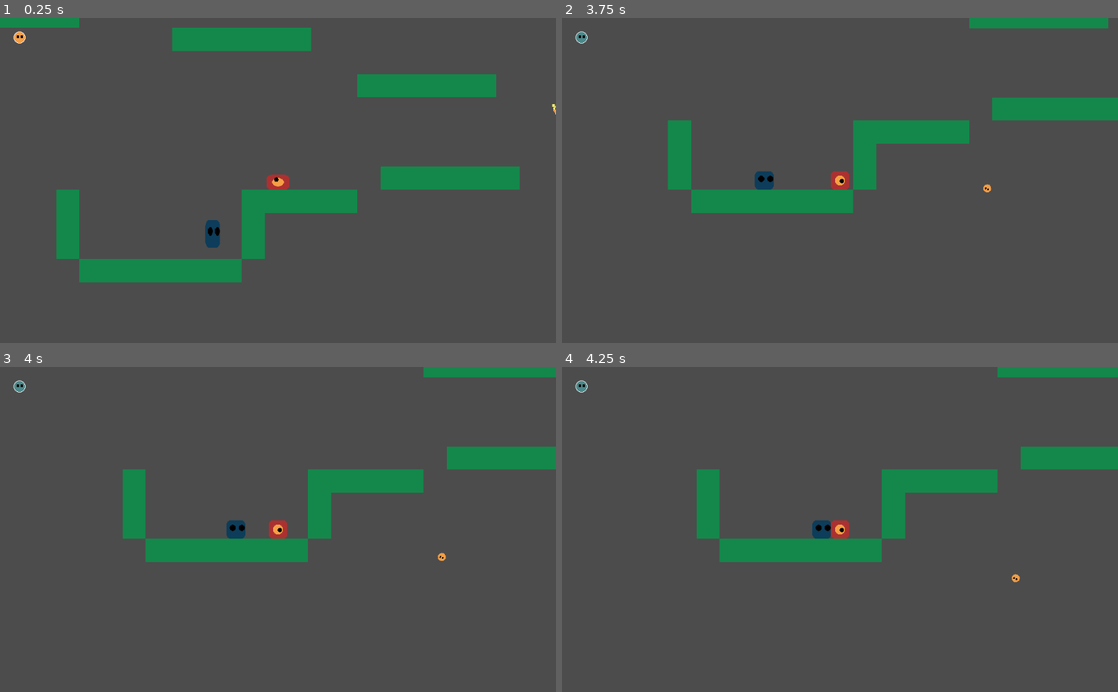
Above: before the commit, frames 1-4 (two rows, left to right).
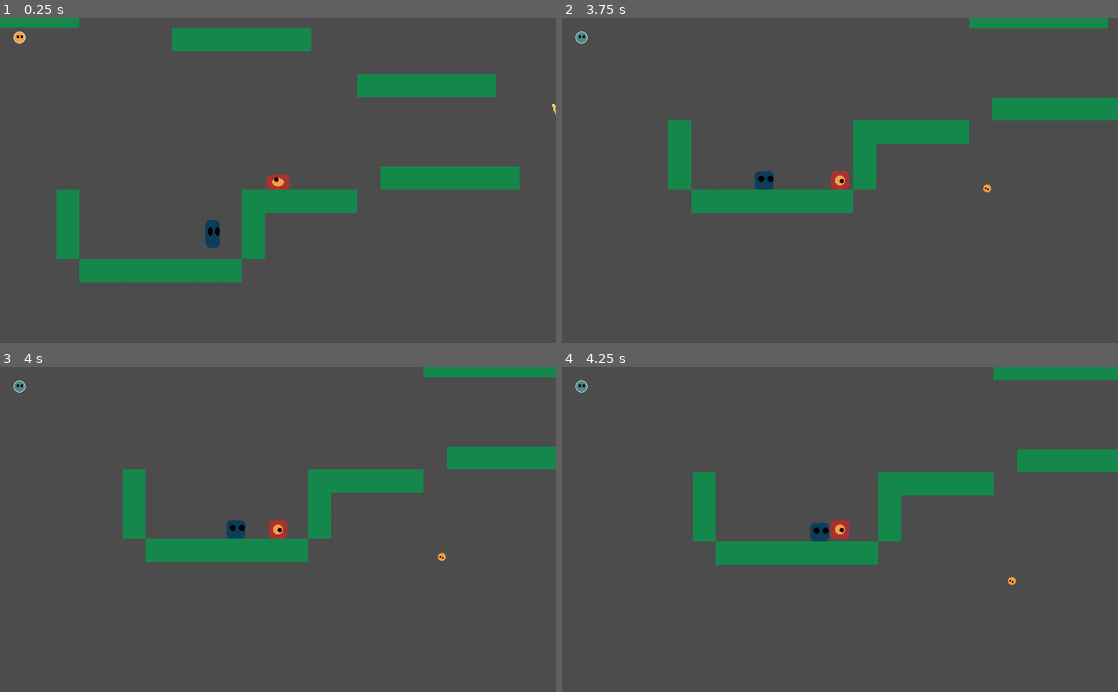
Above: after the commit, the same moments.

Repository: SaitenHazard/one_for_all
Game: Godot game, scene res://Scenes/MainScene.tscn
Two runs of this game, one before a commit and one after it. Both use one fixed random seed, a clock stepped at 60 frames per second and the inputs below.
Inputs (mouse positions are in pixels of both pictures, inside the frame that each line leads up to):
- Up to frame 1 (0.25 s): no input
- Up to frame 2 (3.75 s): move the mouse to (962, 164) at 0.52 s; press the mouse at (962, 164) at 0.53 s; hold D (move_right) 0.53-1.28 s; move the mouse to (728, 196) at 1.27 s; release the mouse at (728, 196) at 1.28 s; hold A (move_left) 1.28-2.03 s; click (728, 196) at 1.35 s; move the mouse to (895, 109) at 2.02 s; press the mouse at (895, 109) at 2.03 s; hold D (move_right) 2.03-3.53 s; move the mouse to (812, 245) at 2.77 s; release the mouse at (812, 245) at 2.78 s; click (812, 245) at 2.85 s; move the mouse to (1006, 229) at 3.52 s; press the mouse at (1006, 229) at 3.53 s; hold A (move_left) from 3.53 s (still down)
- Up to frame 3 (4 s): keep holding A (move_left)
- Up to frame 4 (4.25 s): keep holding A (move_left)

Frames 1-3 are identical in both runs. In frame 4, 2.3% of the frame differs, in the area x 23-100%, y 0-68%.

Commit message:
07/11/2021 05:27AM

Diff:
--- a/Game/Scenes/Player.tscn
+++ b/Game/Scenes/Player.tscn
@@ -31,5 +31,8 @@
 
 [node name="Cooldown" type="Timer" parent="."]
 one_shot = true
+
+[node name="TimerRecoil" type="Timer" parent="."]
 [connection signal="body_entered" from="." to="." method="_on_Player_body_entered"]
 [connection signal="body_shape_entered" from="." to="." method="_on_Player_body_shape_entered"]
+[connection signal="timeout" from="TimerRecoil" to="." method="_on_TimerRecoil_timeout"]
--- a/Game/Scripts/Enemy.gd
+++ b/Game/Scripts/Enemy.gd
@@ -20,7 +20,7 @@
 var lives : int = 1
 var jump : bool = false
 var got_hit : bool = false
-var bullet_velocity_sign : int = 0
+var hit_right : int = 0
 
 onready var Cooldown : Timer = $Cooldown
 onready var Sprite_var : Sprite = $Sprite
@@ -78,7 +78,10 @@
 	on_floor = airborne_time < MAX_FLOOR_AIRBORNE_TIME
 
 	if got_hit:
-		linear_velocity_var.x = WALK_VELOCITY * bullet_velocity_sign
+		if hit_right:
+			linear_velocity_var.x = -WALK_VELOCITY
+		else:
+			linear_velocity_var.x = WALK_VELOCITY
 
 	linear_velocity_var += body_state.get_total_gravity() * step
 	body_state.set_linear_velocity(linear_velocity_var)
@@ -138,13 +141,16 @@
 	jump = true
 	got_hit = true
 	Cooldown.start(COOLDOWN_TIME)
-	bullet_velocity_sign = sign(body.get_linear_velocity().x)
+	hit_right = self.position.x < body.position.x
+	_do_hit_bullet(body)
+
+	lives = lives - 1
+
+func _do_hit_bullet(body):
 	var Utility = preload("res://Scripts/Utility.gd").new()
 	body.queue_free()
 	var child = Utility.reparent(body.get_node('Particles2D'), get_node("/root/MainScene"))
 	Utility.delay_queue_free(child, 0.3)
 
-	lives = lives - 1
-
 func _on_Cooldown_timeout():
 	got_hit = false
--- a/Game/Scripts/Player.gd
+++ b/Game/Scripts/Player.gd
@@ -7,14 +7,18 @@
 const AIR_ACCEL : float  = 800.0
 const AIR_DEACCEL : float  = 50.0
 const JUMP_VELOCITY : float  = 600.0
+const RECOIL_VERTICAL_VELOCITY : float  = 150.0
+const RECOIL_HORIZONTAL_VELOCITY : float = 300.0
 const MAX_FLOOR_AIRBORNE_TIME : float  = 0.15
 const BULLET_ACCEL  : float = 800.0
 const COOLDOWN  : float = 0.5
 const EYE_DISTANCE : float = 5.0
-
+const RECOIL_TIME : float = 0.55
+
+var got_hit : bool = false
+var recoil : bool = false
 var shots_max : int = 1
 var shots_remaining : int = shots_max
-
 var aim_direction : Vector2
 var opposite_aim_direction : Vector2
 var airborne_time = 1e20
@@ -34,6 +38,8 @@
 onready var Cooldown : Timer = $Cooldown
 onready var Sprite_var : Sprite = $Sprite
 onready var Eye : Sprite = $Eye
+onready var TimerRecoil = $TimerRecoil
+
 var Bullet : Object = preload("res://Scenes/Bullet.tscn")
 
 var test : bool
@@ -88,8 +94,19 @@
 	_do_shoot()
 	_move_air()
 	_move_floor()
+	_move_recoil()
 	_set_velocity()
 	_find_floor()
+
+func _move_recoil():
+	if got_hit:
+		if hit_right:
+			linear_velocity_var.x = -RECOIL_HORIZONTAL_VELOCITY
+		else:
+			linear_velocity_var.x = RECOIL_HORIZONTAL_VELOCITY
+
+		linear_velocity_var.y = -RECOIL_VERTICAL_VELOCITY
+		got_hit = false
 
 func _set_body_state():
 	linear_velocity_var = body_state.get_linear_velocity()
@@ -101,6 +118,9 @@
 	body_state.set_linear_velocity(linear_velocity_var)
 
 func _do_shoot():
+	if recoil:
+		return
+
 	if not shoot:
 		return
 
@@ -114,6 +134,9 @@
 #	add_collision_exception_with(bullet_m)
 
 func _get_input():
+	if recoil:
+		return
+
 	move_left = Input.is_action_pressed("move_left")
 	move_right = Input.is_action_pressed("move_right")
 	shoot = Input.is_action_pressed("shoot") and shots_remaining > 0 and not in_cooldown
@@ -143,6 +166,9 @@
 		shots_remaining = MIN_SHOTS_ON_FLOOR
 
 func _move_floor():
+	if recoil:
+		return
+
 	if on_floor:
 		if move_left and not move_right:
 			if linear_velocity_var.x > -WALK_MAX_VELOCITY:
@@ -159,6 +185,9 @@
 		linear_velocity_previous = linear_velocity_var
 
 func _move_air():
+	if recoil:
+		return
+
 	if shoot:
 		linear_velocity_var.y = JUMP_VELOCITY * opposite_aim_direction.y
 		linear_velocity_var.x = JUMP_VELOCITY * opposite_aim_direction.x
@@ -199,8 +228,20 @@
 		body.queue_free()
 
 	if body.is_in_group('enemy'):
-		hit_right = self.position.x < body.position.x
-		_do_hit()
-
-func _do_hit():
-	pass
+		_do_hit(body)
+
+func _do_hit(var body : Node2D):
+	hit_right = self.position.x < body.position.x
+	recoil = true
+	got_hit = true
+	TimerRecoil.start(RECOIL_TIME)
+#	_do_hit_bullet(body)
+
+#func _do_hit_bullet(body):
+#	var Utility = preload("res://Scripts/Utility.gd").new()
+#	body.queue_free()
+#	var child = Utility.reparent(body.get_node('Particles2D'), get_node("/root/MainScene"))
+#	Utility.delay_queue_free(child, 0.3)
+
+func _on_TimerRecoil_timeout():
+	got_hit = false
